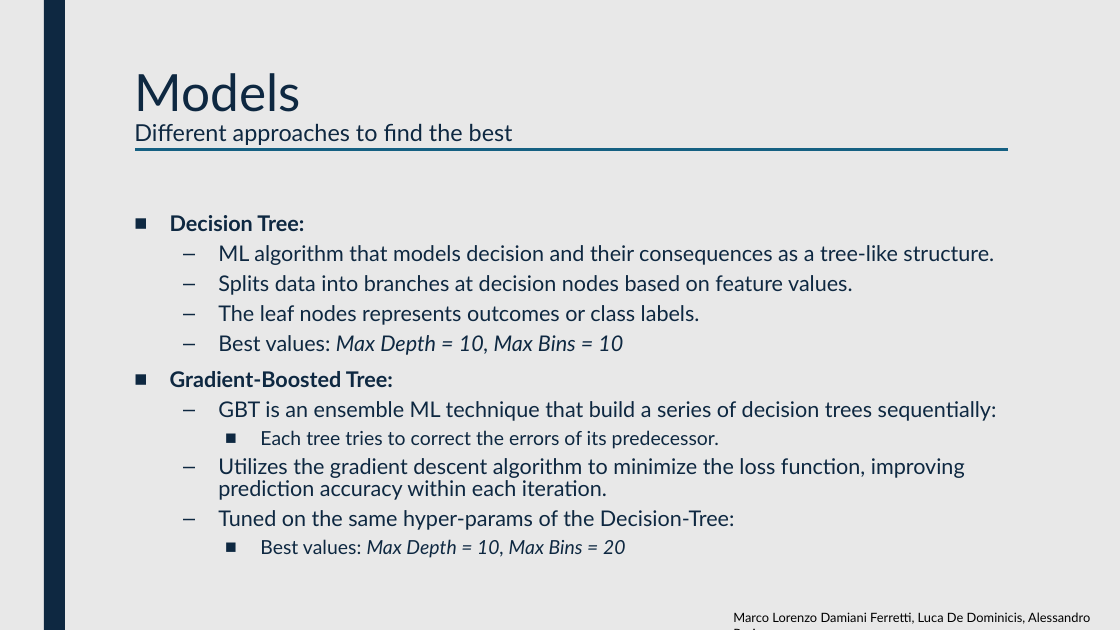
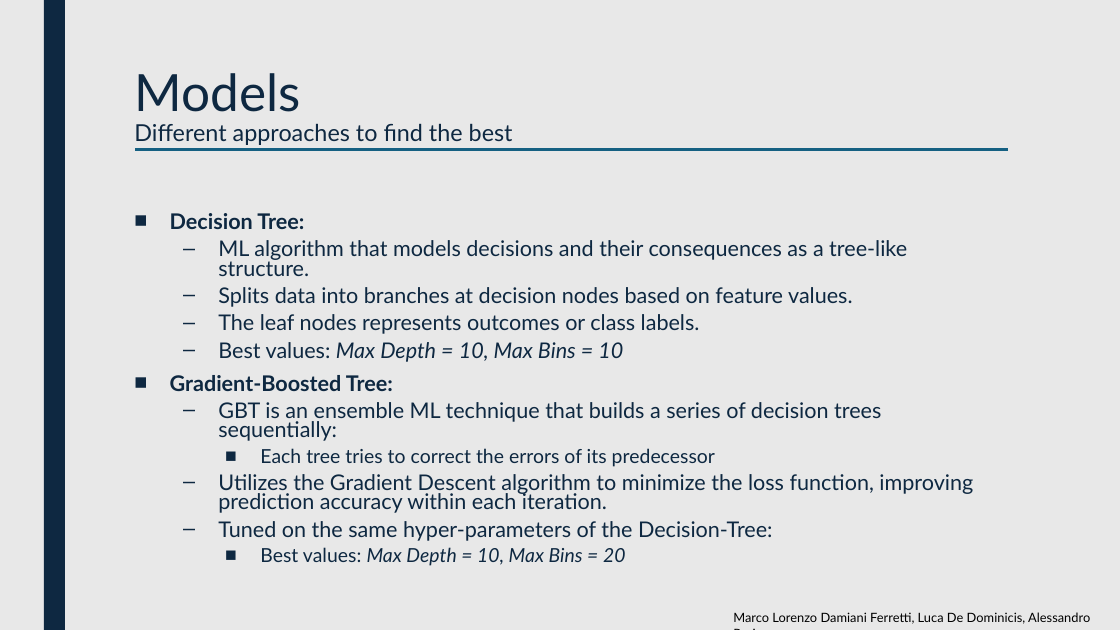
Before and after one commit to luca-de-dominicis/Big_Data_Analytics, a slide deck: slide 8 of BDA-Presentation.pptx. Drawn at 1120x630 pixels with LibreOffice and Linux fonts; fonts in the diff are those of the drawing. Boxes give left, top, right and bottom in pixels: in the first picture for what was removed or moved away, otherwise in the second. Text is boxed around its words. In the diff, an @@ line names an element or a change of style, - is before the commit and + after.

```diff
--- a/BDA-Presentation.pptx
+++ b/BDA-Presentation.pptx
@@ text at box(170, 213, 853, 566): line spacing 0.84 to 0.74 @@
@@ text at box(218, 240, 907, 276): text changed @@
-  – ML algorithm that models decision and their consequences as a tree-like structure.
+  – ML algorithm that models decisions and their consequences as a tree-like structure.
@@ text at box(218, 402, 973, 541): text changed @@
-  – GBT is an ensemble ML technique that build a series of decision trees sequentially:
-    ■ Each tree tries to correct the errors of its predecessor.
-  – Utilizes the gradient descent algorithm to minimize the loss function, improving prediction accuracy within each iteration.
-  – Tuned on the same hyper-params of the Decision-Tree:
+  – GBT is an ensemble ML technique that builds a series of decision trees sequentially:
+    ■ Each tree tries to correct the errors of its predecessor
+  – Utilizes the Gradient Descent algorithm to minimize the loss function, improving prediction accuracy within each iteration.
+  – Tuned on the same hyper-parameters of the Decision-Tree:
```
Also in this commit, not shown: 10 other slides changed.
